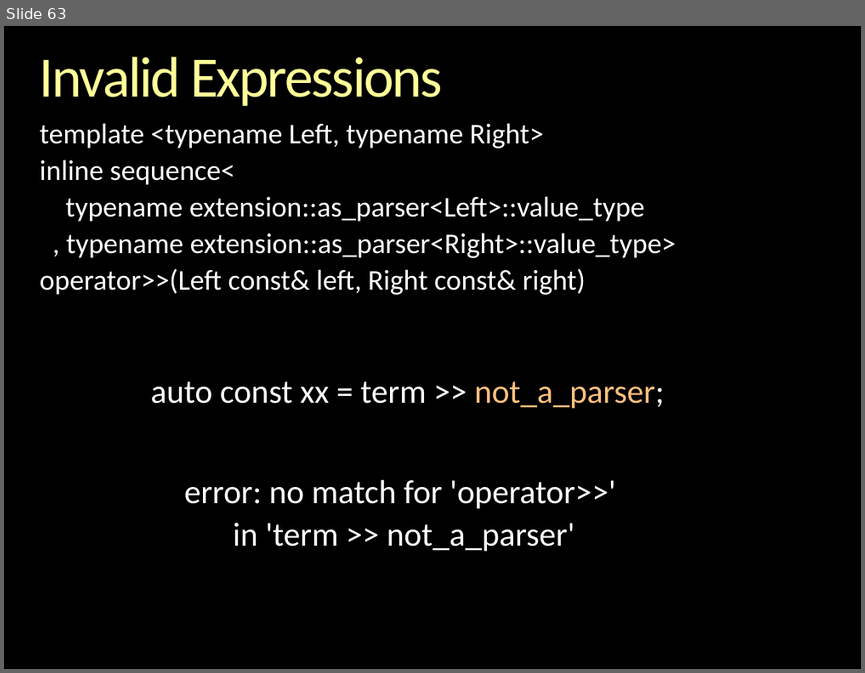
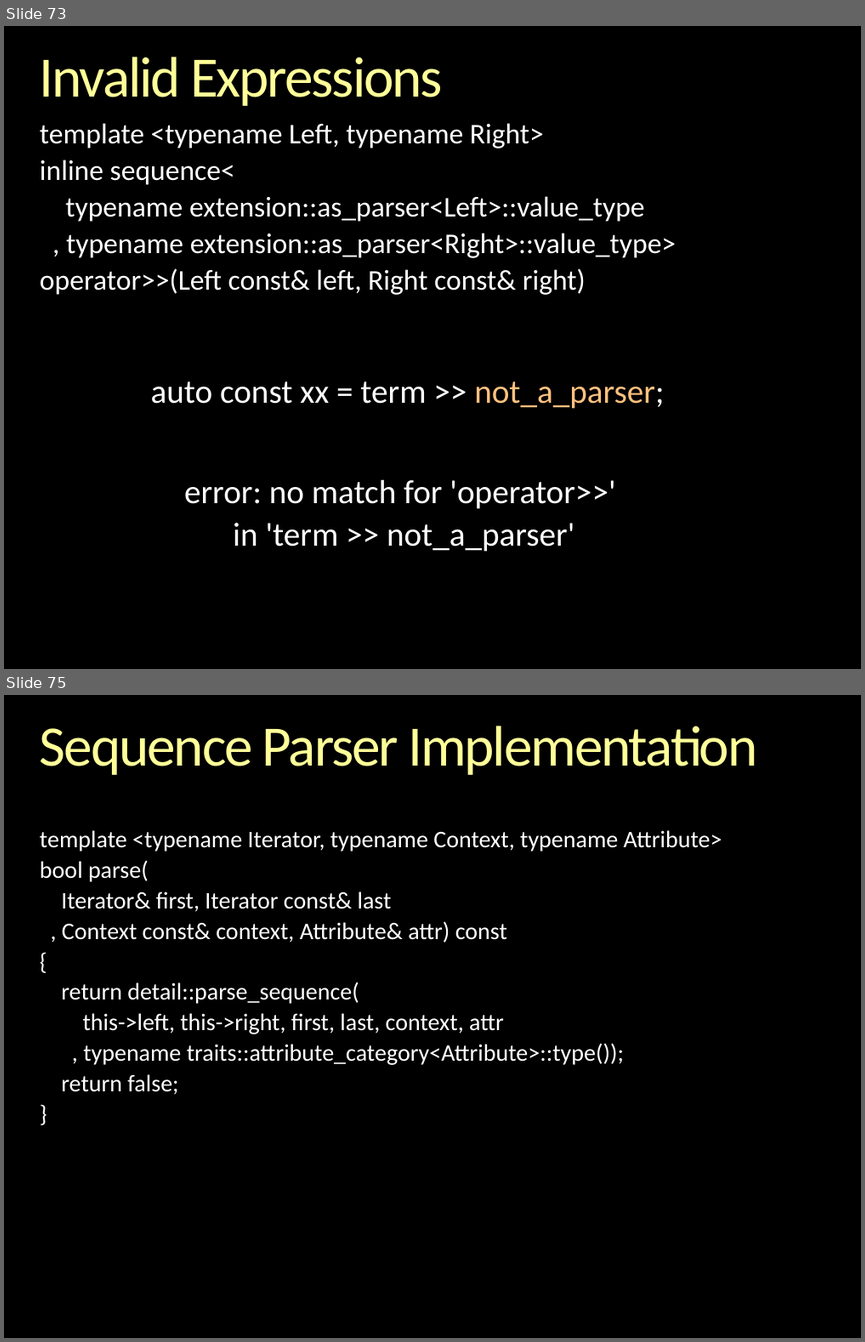
Before and after one commit to boostorg/spirit, a slide deck: libs/spirit/doc/cppnow_2013/Inside Spirit X3.pptx. Shown one above the other, each under a label of ours: slide 63 before the commit, slides 73 and 75 after it; the slides between them are not shown. The pictures are 865x673 and 865x1342 pixels, drawn with LibreOffice and Linux fonts; fonts in the diff are those of the drawing; background and template pictures are left out. Boxes give left, top, right and bottom in pixels: in the first picture for what was removed or moved away, otherwise in the second. Text is boxed around its words. In the diff, an @@ line names an element or a change of style, - is before the commit and + after.

```diff
--- a/libs/spirit/doc/cppnow_2013/Inside Spirit X3.pptx
+++ b/libs/spirit/doc/cppnow_2013/Inside Spirit X3.pptx
@@ slide 75 added at <box>4,695,861,1338</box>, background picture (left out) @@
@@ title added at <box>40,726,757,775</box>, 48 pt, text gradient #FFFFB9 to #FFFF99 to #F6AE1E @@
+Sequence Parser Implementation
@@ text added at <box>40,830,722,1095</box>, 20 pt, text #FFFFFF @@
+template <typename Iterator, typename Context, typename Attribute>
+bool parse(
+Iterator& first, Iterator const& last
+, Context const& context, Attribute& attr) const
+{
+return detail::parse_sequence(
+this->left, this->right, first, last, context, attr
+, typename traits::attribute_category<Attribute>::type());
+return false;
+}
@@ what was slide 63 is now slide 73 @@
```
Also in this commit, not shown: 1 slide changed, 24 other slides added.
